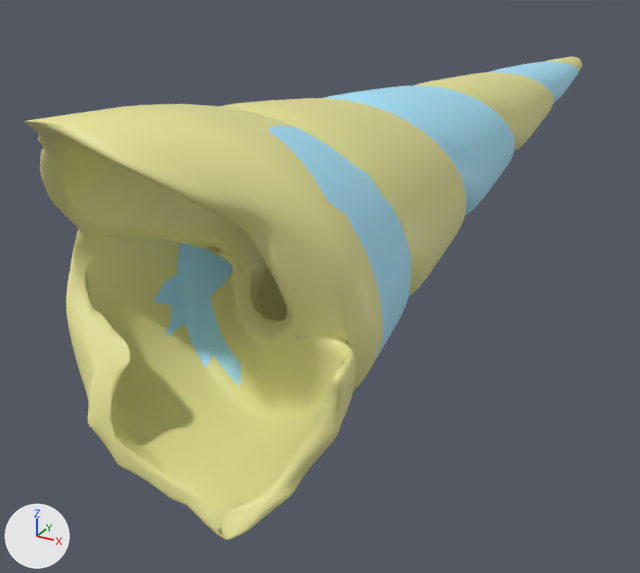
The FBX model Assets/Models/UnicHorn.fbx as it was, and as the next commit left it.
Camera for both pictures: a 50 mm lens placed at (38.85, -20.61, 7.67), pointed at (33.25, -10.42, 2.57). Arrows for +X, +Y and +Z are at lower left; the lights stay in place. Where no turn or scale is listed for an object, it has been applied to the vertices. Vertices at the same position are counted once.
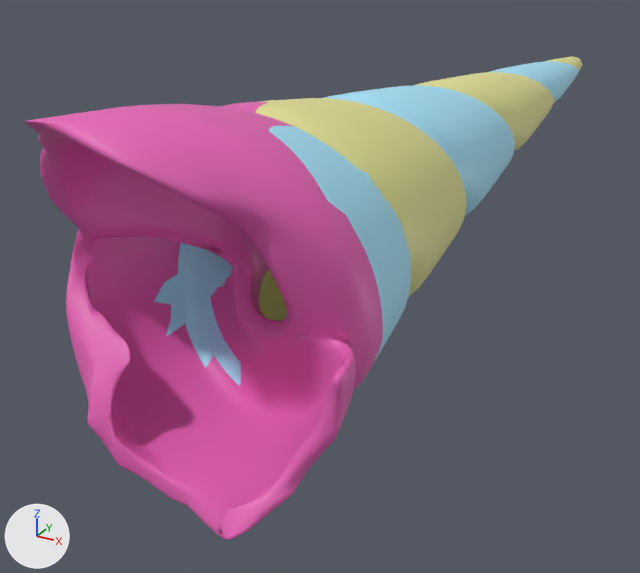
What differs and where, as boxes (x1, y1, x2, y2) in the pictures (640 x 573 px):
part 1 of me_plane_006, recoloured (beige to pink): (24, 101, 383, 540) in both

Diff of the bpy script that builds the scene:
```diff
--- a/Assets/Models/UnicHorn.fbx.py
+++ b/Assets/Models/UnicHorn.fbx.py
@@ mat_white @@
+mat_white = principled_material('White')
+mat_white.base_color = (0.8, 0.125, 0.465)  # pink #e763b6
@@ me_plane_006 @@
 me_plane_006.from_pydata(...)  # 22724 vertices, 29854 faces; spans x -1.6..1.68, y -5.09..9.37, z -1.79..1.72
 # used by ob_plane_010; location = (34.51, -10.91, 4.49)
+# me_plane_006 part 1: 6274 of the faces centred in x -1.6..1.68, y -5.09..-1.87, z -1.79..1.72 switch from mat_material_001 (beige #e7e497) to mat_white (pink #e763b5)
 me_plane_006.materials.append(mat_other_pink)
```
